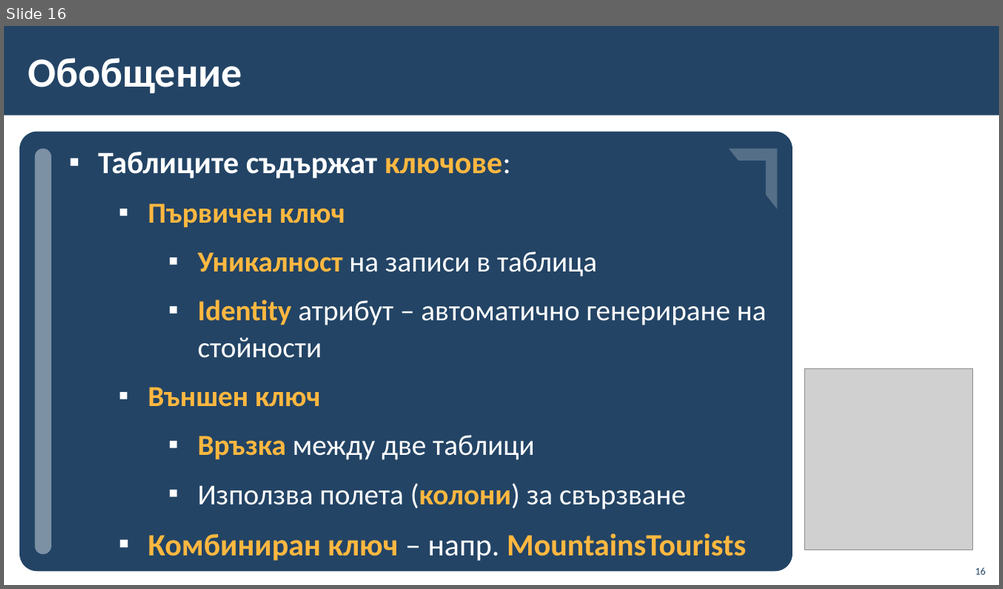
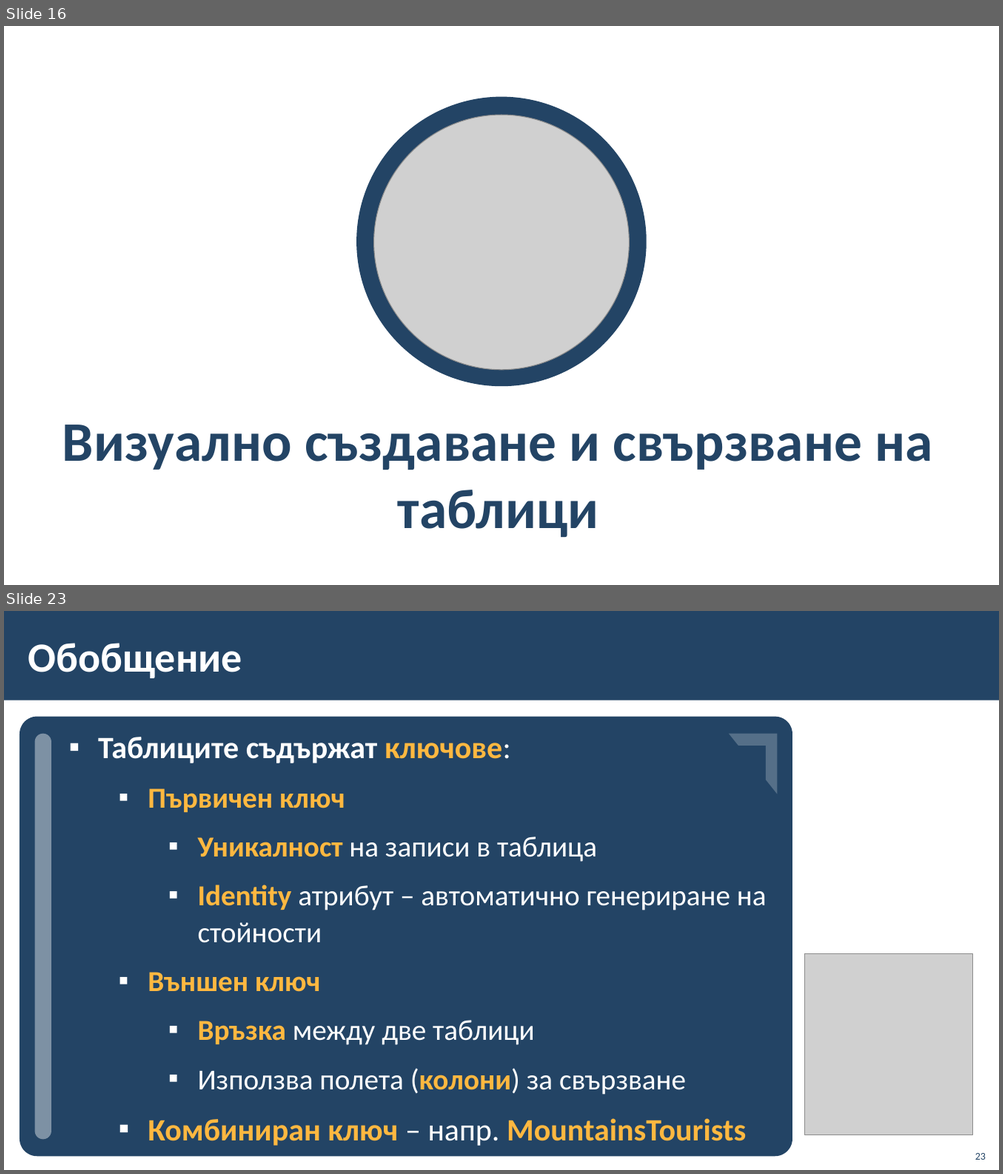
Before and after one commit to BG-IT-Edu/School-Programming, a slide deck: Courses/Software-Sciences/Module-3-Databases-New/07-Modeling-Databases/06-Modeling-Databases.pptx. Shown one above the other, each under a label of ours: slide 16 before the commit, slides 16 and 23 after it; the slides between them are not shown. The pictures are 1003x589 and 1003x1174 pixels, drawn with LibreOffice and Linux fonts; fonts in the diff are those of the drawing; grey boxes stand for pictures; background and template pictures are left out. Boxes give left, top, right and bottom in pixels: in the first picture for what was removed or moved away, otherwise in the second. Text is boxed around its words. In the diff, an @@ line names an element or a change of style, - is before the commit and + after.

```diff
--- a/Courses/Software-Sciences/Module-3-Databases-New/07-Modeling-Databases/06-Modeling-Databases.pptx
+++ b/Courses/Software-Sciences/Module-3-Databases-New/07-Modeling-Databases/06-Modeling-Databases.pptx
@@ slide 16 added at bbox=[4, 26, 999, 585], background #FFFFFF @@
@@ ellipse added at bbox=[356, 97, 646, 387], fill #234465 @@
@@ picture added at bbox=[374, 115, 629, 370] @@
@@ title added at bbox=[62, 425, 932, 537], 54 pt, text #234465, bold @@
+Визуално създаване и свързване на таблици
@@ what was slide 16 is now slide 23 @@
@@ page number at bbox=[975, 1153, 985, 1160]: text changed @@
-16
+23
```
Also in this commit, not shown: 2 slides changed, 6 other slides added.
